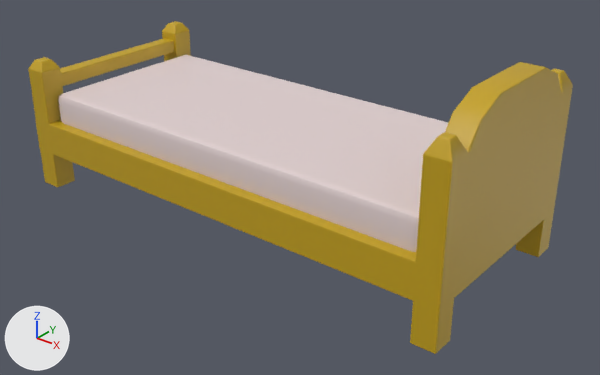
Two versions of the FBX model tidyingup/Assets/FBX Models/bed.fbx, one commit apart.
One viewpoint serves both versions: a camera (50 mm lens) standing at (0.082, -0.0964, 0.0616) and looking at (0.0058, -0.0011, 0.0025). Lighting does not change. The marker at lower left points along +X, +Y and +Z. Objects named as collision shapes, trigger or cutter boxes, shadow casters or lower levels of detail are left out. Where no turn or scale is listed for an object, it has been applied to the vertices.

The scene before the commit, as lines of its bpy script (objects in view):
```python
me_mesh = bpy.data.meshes.new('Mesh')
me_mesh.from_pydata(...)  # 600 vertices, 582 faces; spans x -0.0413..0.0413, y -0.0176..0.0176, z -0.0162..0.0162
# faces by material slot: [43, 539]
me_mesh.materials.append(mat_bed_mattress_material)  # light grey #e3d2d2
me_mesh.materials.append(mat_bedframe_material)  # yellow #c4a214
ob_pcube5 = bpy.data.objects.new('pCube5', me_mesh)
ob_pcube5.location = (0.0, 0.0, 0.0118)
```
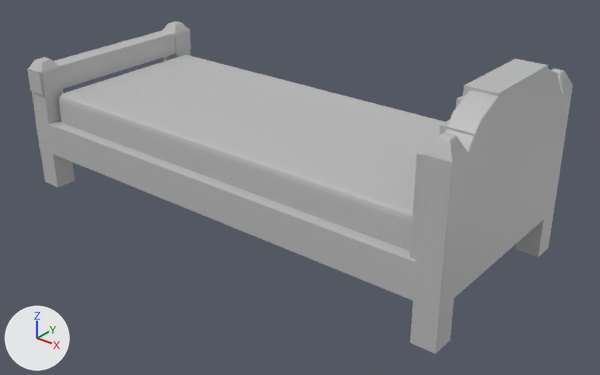
Location of each change, [x1, y1, x2, y2] in pixels of the pictures (600 x 375 px):
'end', added: after [27, 28, 191, 95]
'main_bed_headboard3', added: after [463, 59, 548, 97]
'main_bed_headboard', added: after [410, 146, 429, 259]
'main_bed_headboard1', added: after [439, 81, 561, 139]
'main_bed_headboard2', added: after [456, 95, 465, 108]
part 1 of me_mesh, recoloured (white to grey): [58, 55, 444, 251] in both
part 2 of me_mesh, recoloured (yellow to grey): [29, 21, 191, 187] in both
part 3 of me_mesh, recoloured (yellow to grey): [410, 69, 573, 354] in both
part 4 of me_mesh, recoloured (yellow to grey): [48, 120, 416, 301] in both

The change, as a diff of the scene's bpy script:
```diff
--- a/tidyingup/Assets/FBX Models/bed.fbx.py
+++ b/tidyingup/Assets/FBX Models/bed.fbx.py
@@ mat_lambert2 @@
+mat_lambert2 = principled_material('lambert2')
+mat_lambert2.base_color = (0.5, 0.5, 0.5)  # grey #bcbcbc
@@ me_mesh @@
 me_mesh.from_pydata(...)  # 600 vertices, 582 faces; spans x -0.0413..0.0413, y -0.0176..0.0176, z -0.0162..0.0162
+# me_mesh part 1: all 43 faces that had it switch from mat_bed_mattress_material (light grey #e3d2d2) to mat_lambert2 (grey #bcbcbc)
+# me_mesh part 2: 280 of the faces centred in x -0.0413..-0.0373, y -0.0176..0.0176, z -0.0162..0.0071 switch from mat_bedframe_material (yellow #c4a214) to mat_lambert1 (grey #bcbcbc)
+# me_mesh part 3: 230 of the faces centred in x 0.0373..0.0413, y -0.0176..0.0176, z -0.0162..0.0162 switch from mat_bedframe_material (yellow #c4a214) to mat_lambert1 (grey #bcbcbc)
+# me_mesh part 4: 18 of the faces centred in x -0.0124..0.0001, y -0.0176..0.0176, z -0.0096..-0.0037 switch from mat_bedframe_material (yellow #c4a214) to mat_lambert1 (grey #bcbcbc)
@@ ob_main_bed_headboard1 @@
+ob_main_bed_headboard1 = bpy.data.objects.new('main_bed_headboard1', me_mesh_003)  # a box spanning x -0.005..-0.0003, y -0.0124..0.0124, z -0.001..0.001; in mat_lambert1 (grey #bcbcbc)
+ob_main_bed_headboard1.location = (0.0416, 0.0, 0.0235)
@@ ob_main_bed_headboard @@
+ob_main_bed_headboard = bpy.data.objects.new('main_bed_headboard', me_mesh_002)  # a box spanning x -0.005..-0.0003, y -0.0171..0.0171, z -0.0098..0.0098; in mat_lambert1 (grey #bcbcbc)
+ob_main_bed_headboard.location = (0.0413, 0.0, 0.0125)
@@ ob_main_bed_headboard3 @@
+ob_main_bed_headboard3 = bpy.data.objects.new('main_bed_headboard3', me_mesh_005)  # a box spanning x -0.005..-0.00032, y -0.00715..0.00715, z -0.00098..0.00098; in mat_lambert1 (grey #bcbcbc)
+ob_main_bed_headboard3.location = (0.0416, 0.0, 0.0271)
@@ ob_end @@
+ob_end = bpy.data.objects.new('end', me_mesh_010)  # a box spanning x -0.0017..0.0017, y -0.0179..0.0179, z -0.0021..0.0021; in mat_lambert1 (grey #bcbcbc)
+ob_end.location = (-0.0393, 0.0, 0.0155)
@@ ob_main_bed_headboard2 @@
+ob_main_bed_headboard2 = bpy.data.objects.new('main_bed_headboard2', me_mesh_004)  # a box spanning x -0.005..-0.0003, y -0.0088..0.0088, z -0.001..0.001; in mat_lambert1 (grey #bcbcbc)
+ob_main_bed_headboard2.location = (0.0416, 0.0, 0.0258)
```
